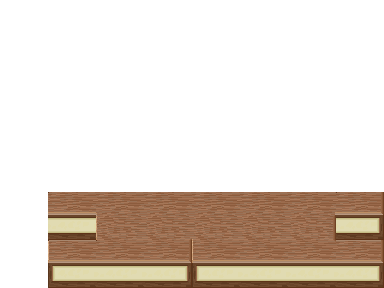
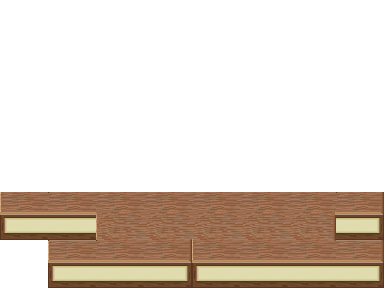
Before/after of a 384×288 layered artwork. What changed in the layer stack:
pixels changed over [left=0, top=192, right=48, bottom=240] (layer not identified)
